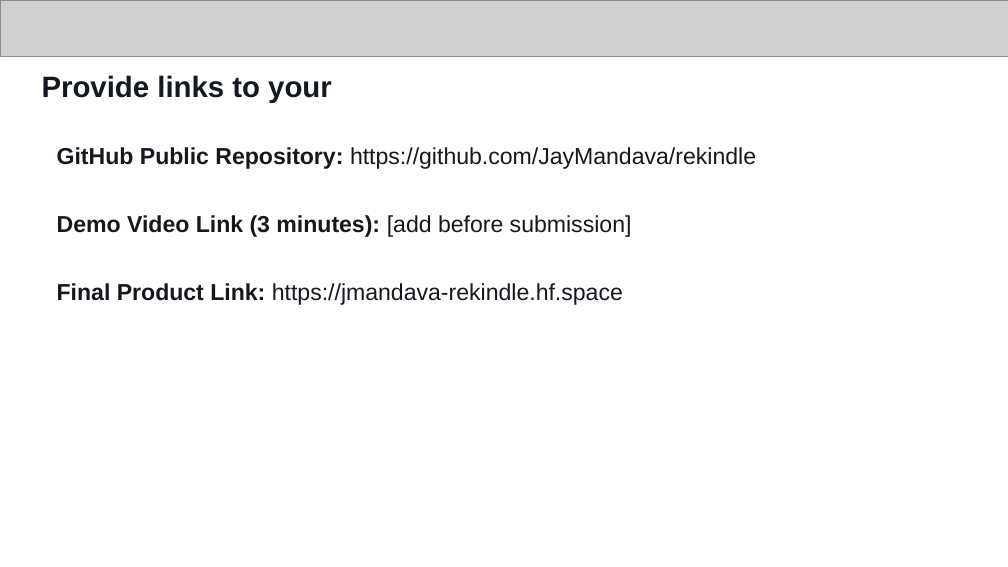
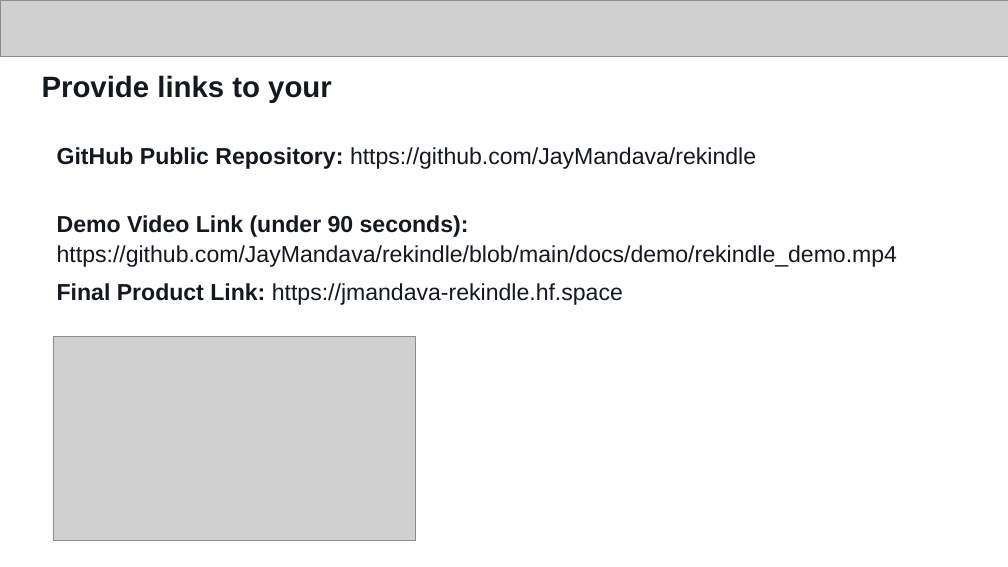
Before and after one commit to JayMandava/rekindle, a slide deck: slide 14 of docs/deck/ReKindle_AI_Builder_Cup.pptx. Drawn at 1008x567 pixels with LibreOffice and Linux fonts; fonts in the diff are those of the drawing; grey boxes stand for pictures. Boxes give left, top, right and bottom in pixels: in the first picture for what was removed or moved away, otherwise in the second. Text is boxed around its words. In the diff, an @@ line names an element or a change of style, - is before the commit and + after.

Commit message:
Add demo video and embed it on the links slide

```diff
--- a/docs/deck/ReKindle_AI_Builder_Cup.pptx
+++ b/docs/deck/ReKindle_AI_Builder_Cup.pptx
@@ text at (x1=57, y1=215, x2=897, y2=267): text changed; bold off @@
-Demo Video Link (3 minutes): [add before submission]
+Demo Video Link (under 90 seconds): https://github.com/JayMandava/rekindle/blob/main/docs/demo/rekindle_demo.mp4
@@ picture added at (x1=53, y1=337, x2=416, y2=541) @@
```
Also in this commit, not shown: 4 other files.
